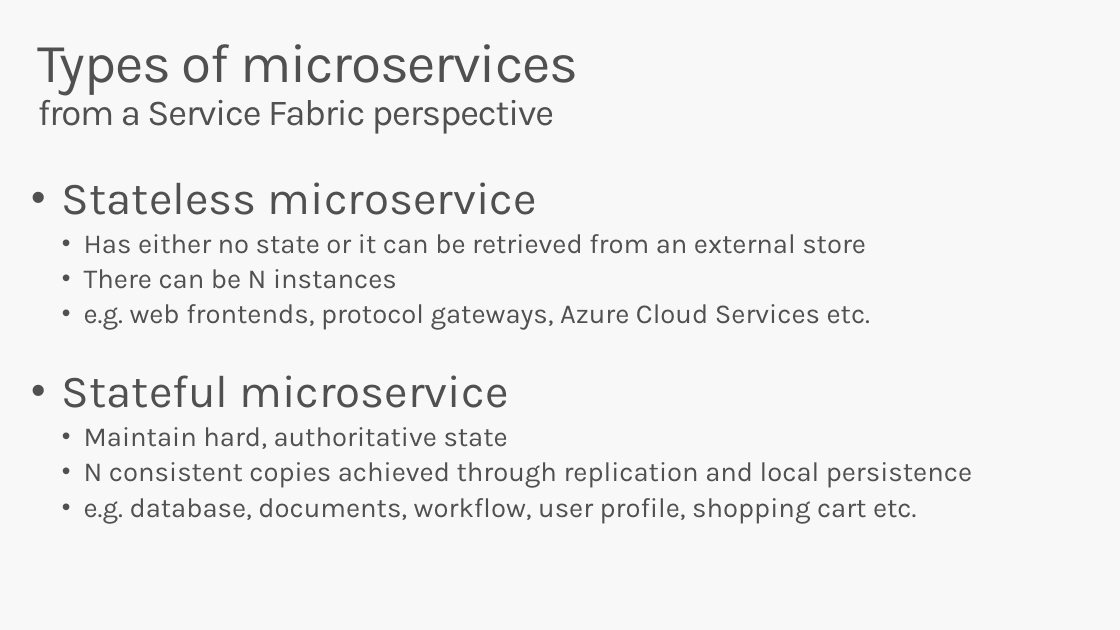
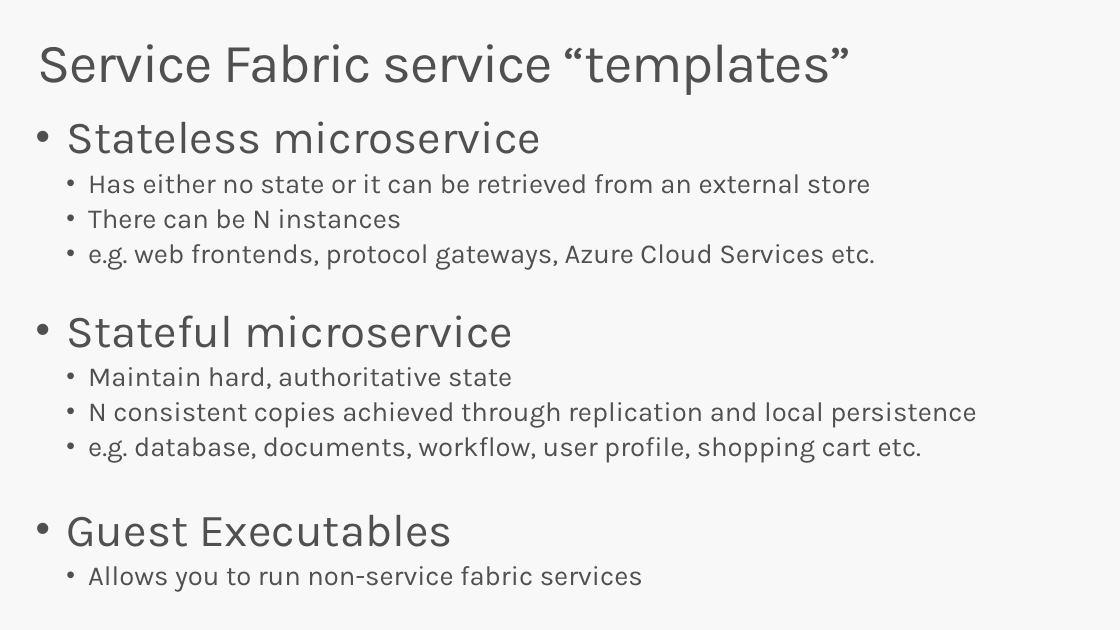
Before and after one commit to brentstineman/PersonalStuff, a slide deck: slide 17 of Presentations/Service Fabric/ServiceFabric Introduction.pptx. Drawn at 1120x630 pixels with LibreOffice and Linux fonts; fonts in the diff are those of the drawing. Boxes give left, top, right and bottom in pixels: in the first picture for what was removed or moved away, otherwise in the second. Text is boxed around its words. In the diff, an @@ line names an element or a change of style, - is before the commit and + after.

```diff
--- a/Presentations/Service Fabric/ServiceFabric Introduction.pptx
+++ b/Presentations/Service Fabric/ServiceFabric Introduction.pptx
@@ title at box(38, 44, 852, 95): text changed; size 32 to 48 pt @@
-Types of microservices
-from a Service Fabric perspective
+Service Fabric service “templates”
@@ text "Stateless microservice": place and size @@
-text "Stateless microservice" at box(62, 182, 972, 524)
+text "Stateless microservice" at box(66, 121, 976, 592)
@@ text at box(66, 515, 643, 592): paragraphs added @@
+• Guest Executables
+  • Allows you to run non-service fabric services
```
Also in this commit, not shown: 10 other slides changed, 2 slides added, 5 slides removed.
